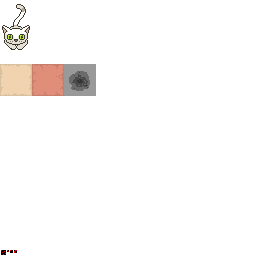
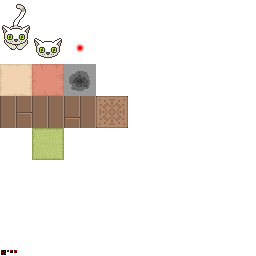
Comparing the layer stacks of the two 256×256 images. Changes:
added layer "cat copy" in group "spritesheet" over [left=32, top=38, right=128, bottom=128]
added layer "Layer 10" in group "spritesheet" over [left=32, top=128, right=64, bottom=160]
added layer "laser copy 2" in group "spritesheet" over [left=0, top=96, right=96, bottom=128]
